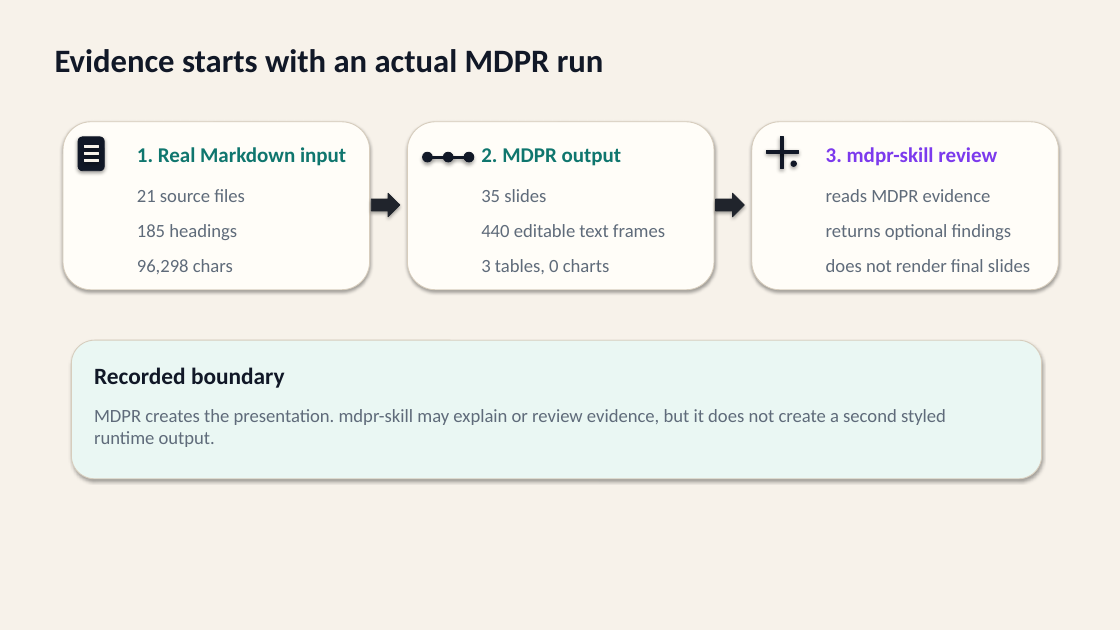
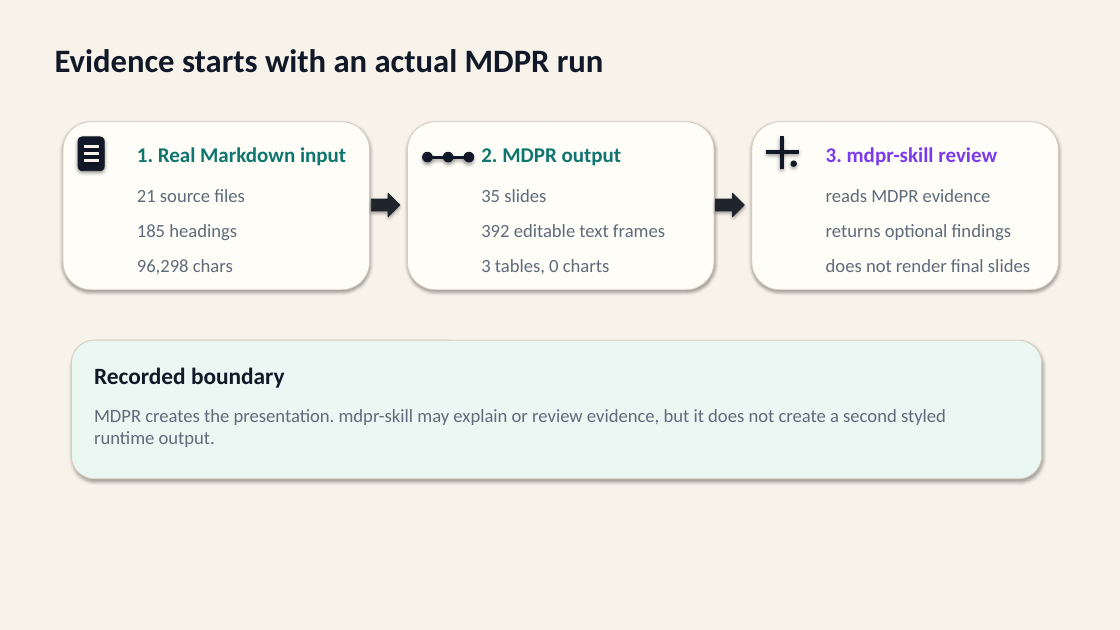
Before and after one commit to ch040602/mdpr-skill, a slide deck: slide 1 of artifacts/mdpr-vs-skill/mdpr-skill-from-actual-md-run.pptx. Drawn at 1120x630 pixels with LibreOffice and Linux fonts; fonts in the diff are those of the drawing. Boxes give left, top, right and bottom in pixels: in the first picture for what was removed or moved away, otherwise in the second. Text is boxed around its words. In the diff, an @@ line names an element or a change of style, - is before the commit and + after.

```diff
--- a/artifacts/mdpr-vs-skill/mdpr-skill-from-actual-md-run.pptx
+++ b/artifacts/mdpr-vs-skill/mdpr-skill-from-actual-md-run.pptx
@@ text at box(481, 224, 665, 237): text changed @@
-440 editable text frames
+392 editable text frames
```
Also in this commit, not shown: 12 other files.
